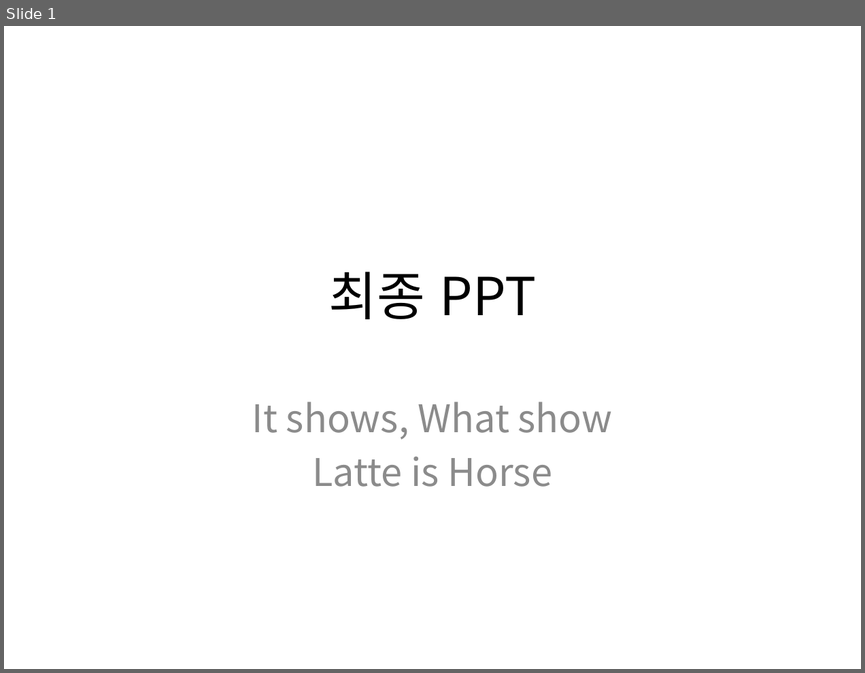
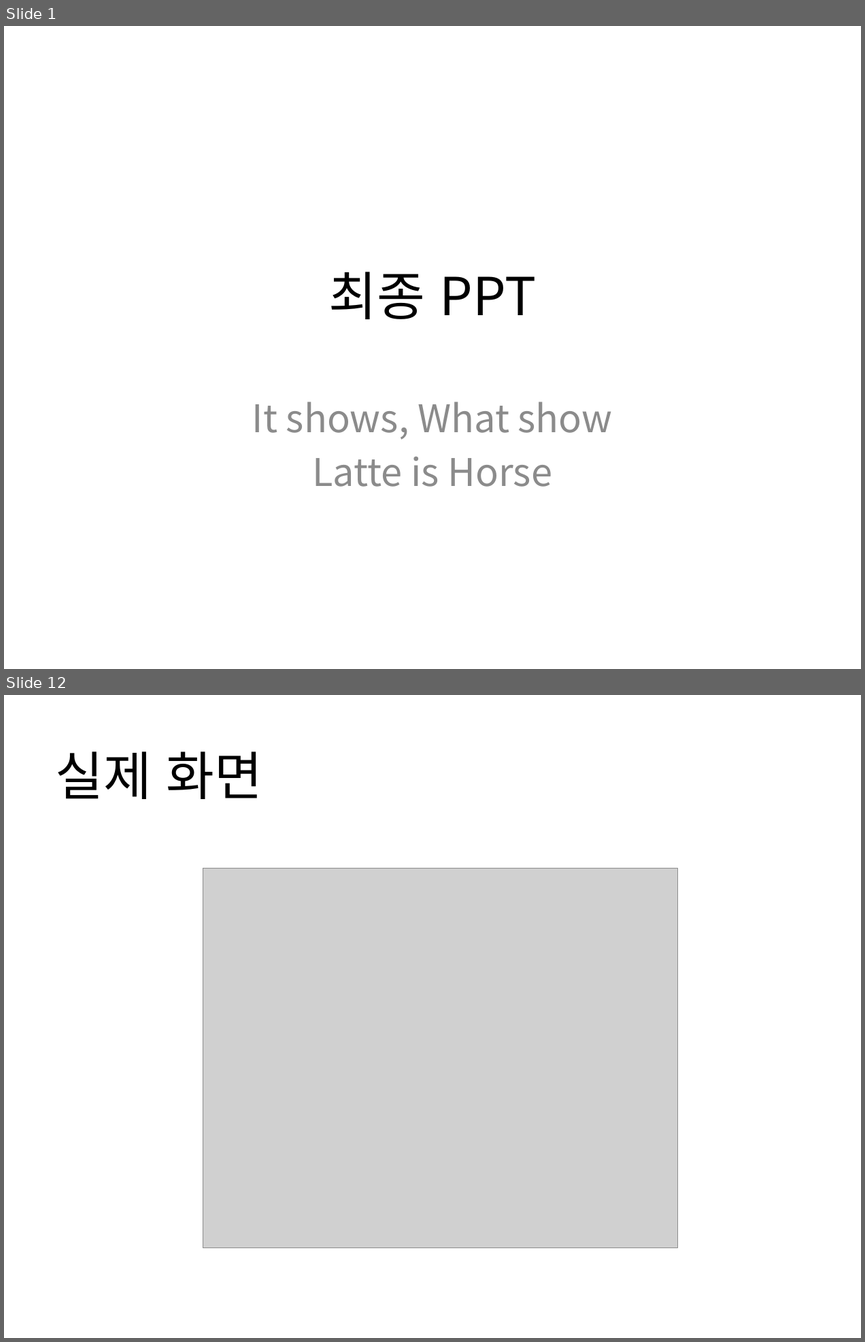
Before and after one commit to HaYongdae/issuewhatshow, a slide deck: doc/최종 PPT.pptx. Shown one above the other, each under a label of ours: slide 1 before the commit, slides 1 and 12 after it; the slides between them are not shown. The pictures are 865x673 and 865x1342 pixels, drawn with LibreOffice and Linux fonts; fonts in the diff are those of the drawing; grey boxes stand for pictures. Boxes give left, top, right and bottom in pixels: in the first picture for what was removed or moved away, otherwise in the second. Text is boxed around its words. In the diff, an @@ line names an element or a change of style, - is before the commit and + after.

```diff
--- a/doc/최종 PPT.pptx
+++ b/doc/최종 PPT.pptx
@@ slide 12 added at (x1=4, y1=695, x2=861, y2=1338), background #FFFFFF @@
@@ title added at (x1=56, y1=751, x2=263, y2=799), 44 pt, text #000000 @@
+실제 화면
@@ picture added at (x1=203, y1=868, x2=677, y2=1248) @@
```
Also in this commit, not shown: 10 other slides added.
